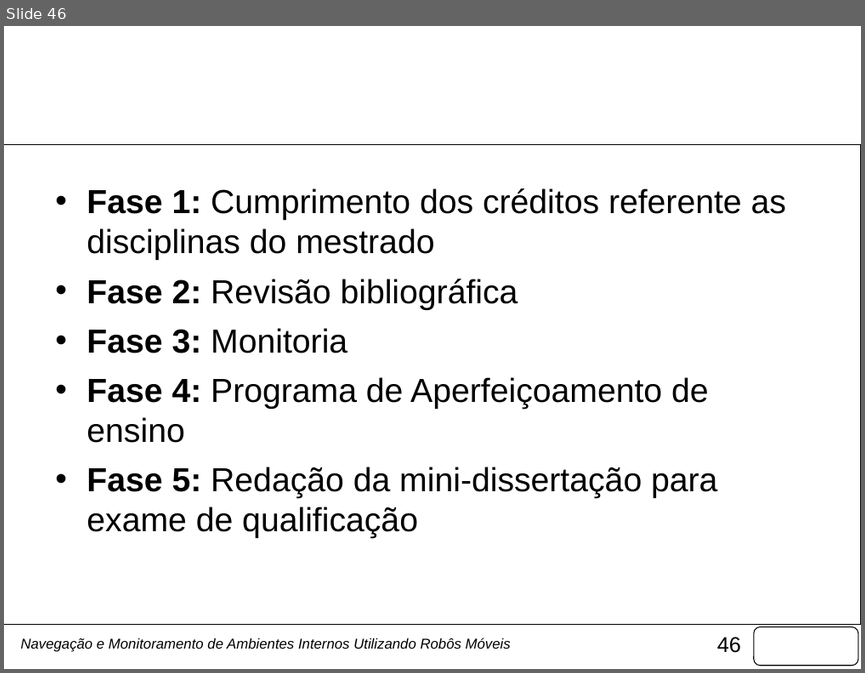
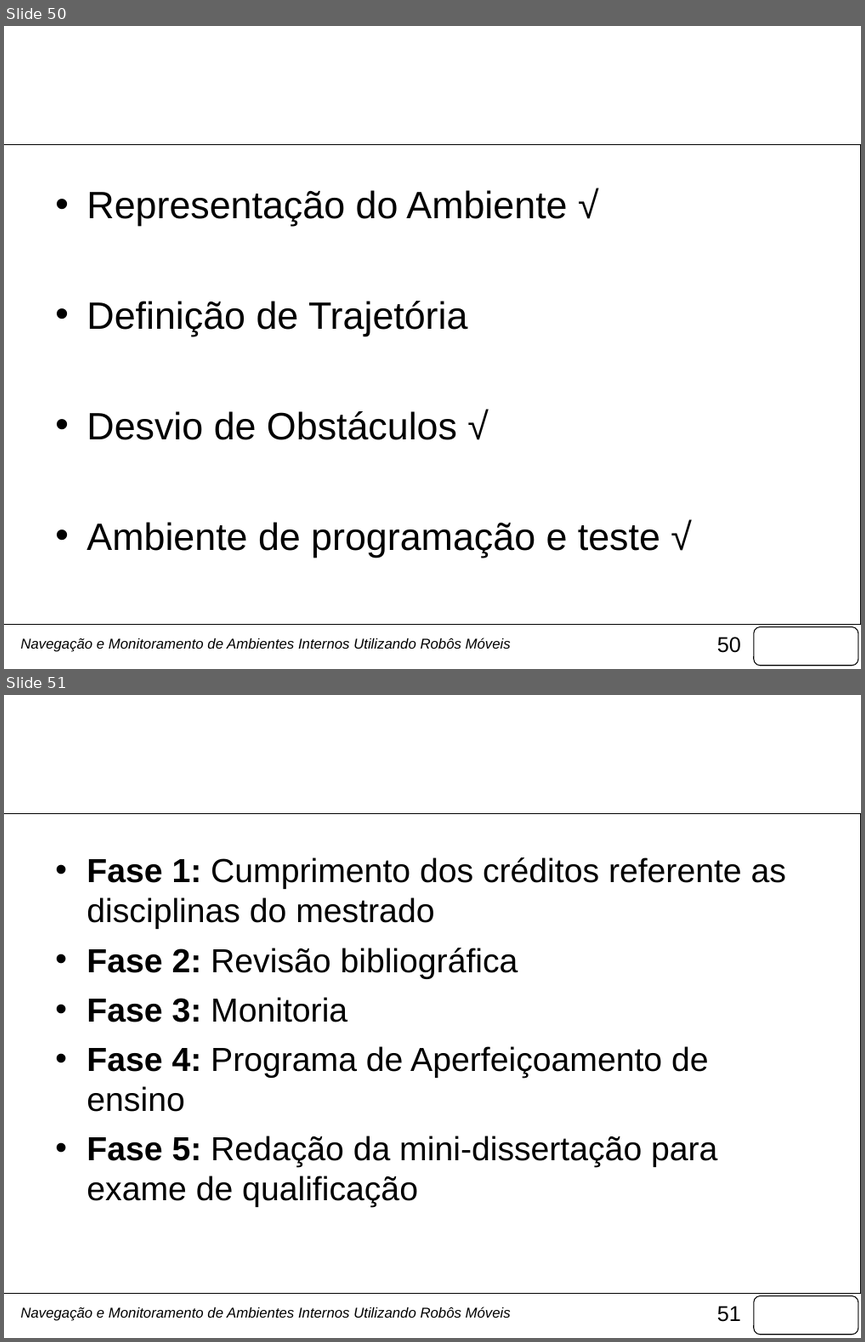
Before and after one commit to fongoses/robo2, a slide deck: documentos/Apresentação Março.pptx. Shown one above the other, each under a label of ours: slide 46 before the commit, slides 50 and 51 after it. The pictures are 865x673 and 865x1342 pixels, drawn with LibreOffice and Linux fonts; fonts in the diff are those of the drawing; background and template pictures are left out. Boxes give left, top, right and bottom in pixels: in the first picture for what was removed or moved away, otherwise in the second. Text is boxed around its words. In the diff, an @@ line names an element or a change of style, - is before the commit and + after.

```diff
--- a/documentos/Apresentação Março.pptx
+++ b/documentos/Apresentação Março.pptx
@@ slide 50 added at (4, 26, 861, 669), background picture (left out); not listed: 3 template elements that a slide beside it also shows @@
@@ text added at (86, 190, 660, 557), 32 pt, text #000000 @@
+• Representação do Ambiente √
+• Definição de Trajetória
+• Desvio de Obstáculos √
+• Ambiente de programação e teste √
@@ title added at (356, 190, 398, 219), 44 pt, text #FFFFFF @@
+Etapas do Projeto
@@ text added at (21, 637, 511, 652), 12 pt, text #000000, italic @@
+Navegação e Monitoramento de Ambientes Internos Utilizando Robôs Móveis
@@ what was slide 46 is now slide 51 @@
@@ page number at (717, 1305, 741, 1321): text changed @@
-46
+51
```
Also in this commit, not shown: 36 slides changed, 4 other slides added, 1 other file.
